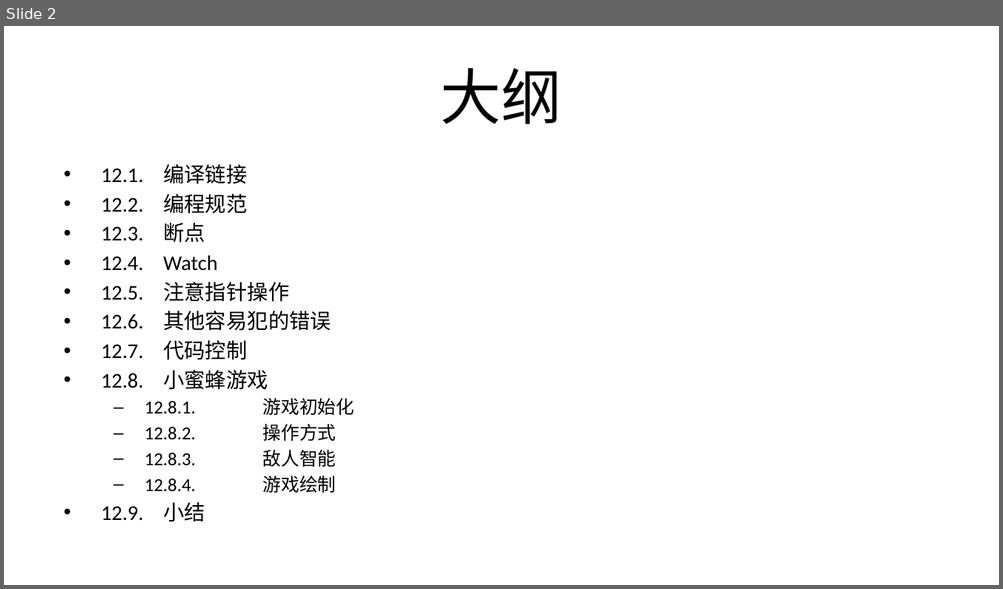
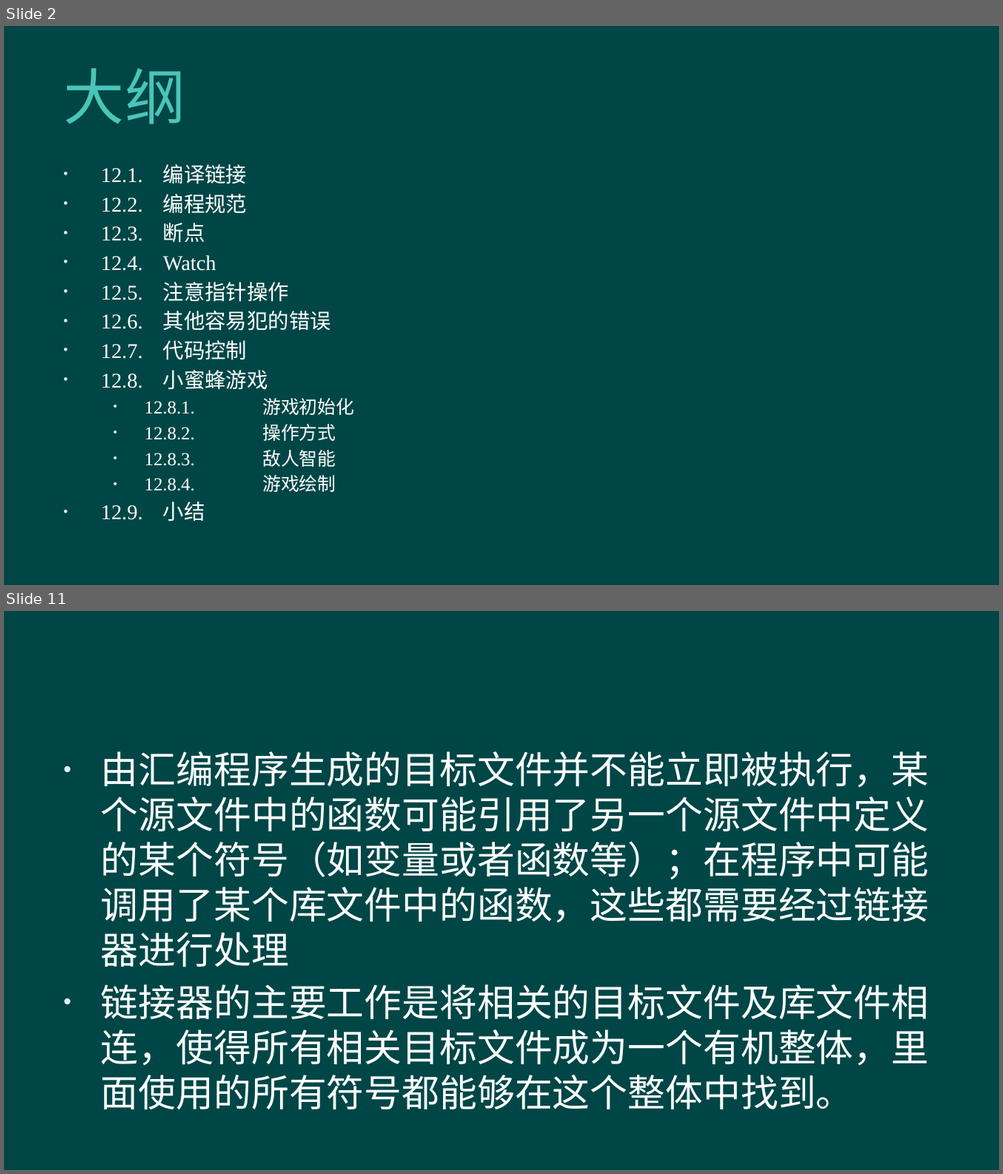
Before and after one commit to hanhonglei/Course_BasicGameProgramming, a slide deck: 第12章 程序调试技巧/第12章 程序调试技巧.pptx. Shown one above the other, each under a label of ours: slide 2 before the commit, slides 2 and 11 after it; the slides between them are not shown. The pictures are 1003x589 and 1003x1174 pixels, drawn with LibreOffice and Linux fonts; fonts in the diff are those of the drawing; background and template pictures are left out. Boxes give left, top, right and bottom in pixels: in the first picture for what was removed or moved away, otherwise in the second. Text is boxed around its words. In the diff, an @@ line names an element or a change of style, - is before the commit and + after.

```diff
--- a/第12章 程序调试技巧/第12章 程序调试技巧.pptx
+++ b/第12章 程序调试技巧/第12章 程序调试技巧.pptx
@@ slide 11 added at <box>4,611,999,1170</box>, background #004646 @@
@@ text added at <box>101,752,929,1111</box>, 27.2 pt, text #FFFFFF @@
+• 由汇编程序生成的目标文件并不能立即被执行，某个源文件中的函数可能引用了另一个源文件中定义的某个符号（如变量或者函数等）；在程序中可能调用了某个库文件中的函数，这些都需要经过链接器进行处理
+• 链接器的主要工作是将相关的目标文件及库文件相连，使得所有相关目标文件成为一个有机整体，里面使用的所有符号都能够在这个整体中找到。
@@ slide 2 changed as well @@
@@ background #FFFFFF to #004646 @@
@@ title "大纲" at <box>63,68,185,124</box>: text colour #000000 to #4BC5B9, letter spacing 0 to 0.5 pt; alignment centre to left @@
@@ text "12.1. 编译链接" at <box>101,164,354,492</box>: font Calibri to Times New Roman, text colour #000000 to #FFFFFF; bullet – to • @@
```
Also in this commit, not shown: 1 other slide changed, 44 other slides added.
